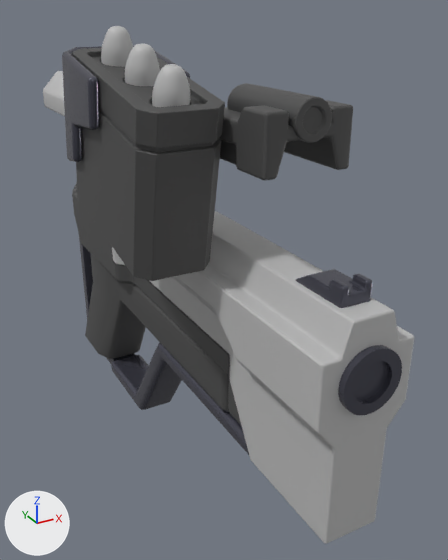
Before and after pictures for a commit that changed the glTF model assets/3D Models/Gun_v3.glb.
One viewpoint serves both versions: a 50 mm camera at (-3.52, -7.44, 4.26) aimed at (0.64, 0.12, 0.48). Every picture has the same lights, and +X, +Y and +Z are marked at lower left. Where no turn or scale is listed for an object, it has been applied to the vertices.
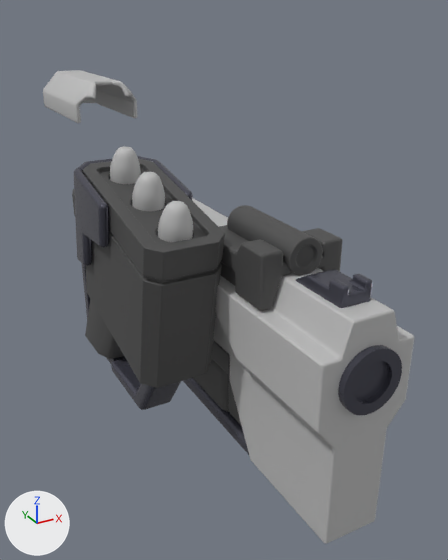
Pixel boxes [x1, y1, x2, y2] of what changed, in the pictures (448 x 560 px):
'Cube.009', moved
    before: [72, 48, 225, 281]
    after: [83, 158, 225, 388]
'Cube.008', moved
    before: [219, 100, 353, 181]
    after: [219, 225, 342, 311]
'Cylinder.006', moved
    before: [101, 26, 190, 107]
    after: [110, 146, 193, 242]
'Cylinder.003', moved
    before: [227, 83, 332, 143]
    after: [227, 205, 323, 276]
'Cube.010', moved
    before: [62, 46, 190, 162]
    after: [74, 156, 193, 266]
'Cube.003', unchanged, covered by the edit
    before: [85, 254, 230, 412]
    after: [85, 299, 230, 412]
'Cube', unchanged, covered by the edit
    before: [72, 183, 229, 375]
    after: [72, 189, 229, 375]
'Cube.002', unchanged, uncovered by the edit
    before: [43, 71, 65, 116]
    after: [43, 70, 138, 123]

What the commit changed:
Object 'Cube.008' (ob_cube_008) moves from (0.0, -2.32, 3.08) to (0.0, -2.32, 1.73).
Object 'Cylinder.003' (ob_cylinder_003) moves from (0.0, -2.56, 3.31) to (0.0, -2.56, 1.97).
Object 'Cube.009' (ob_cube_009) moves from (-0.91, -0.9, 3.03) to (-0.91, -0.9, 1.69).
Object 'Cube.010' (ob_cube_010) moves from (-0.91, -0.9, 3.03) to (-0.91, -0.9, 1.69).
Object 'Cylinder.006' (ob_cylinder_006) moves from (-0.96, -0.2, 3.41) to (-0.96, -0.2, 2.06).
